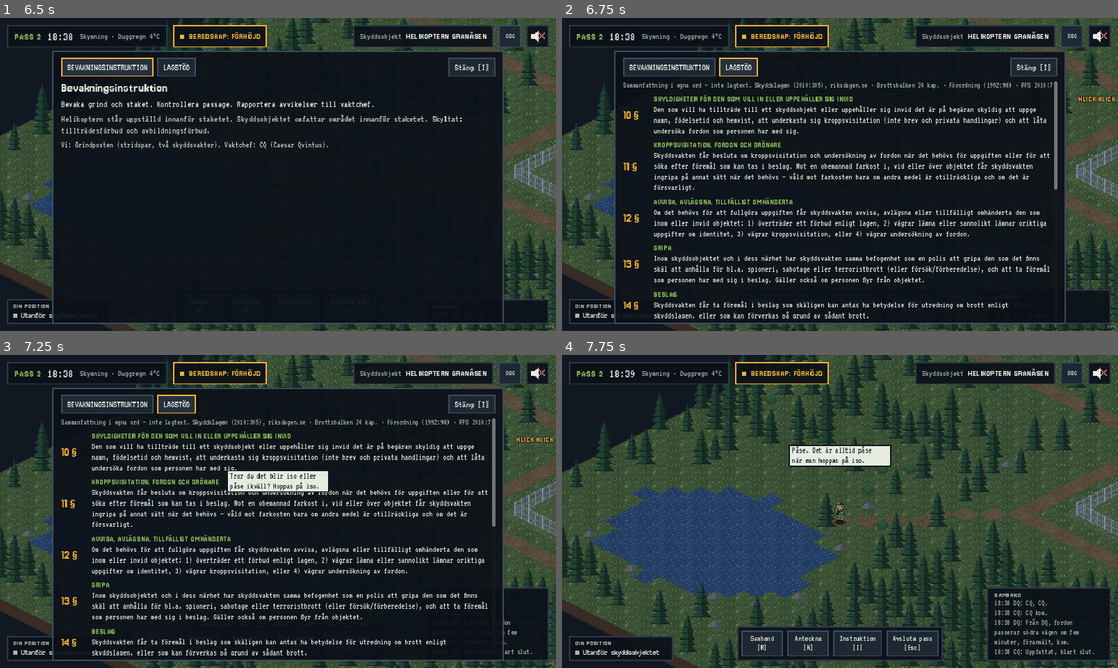
Above: before the commit, frames 1-4 (two rows, left to right).
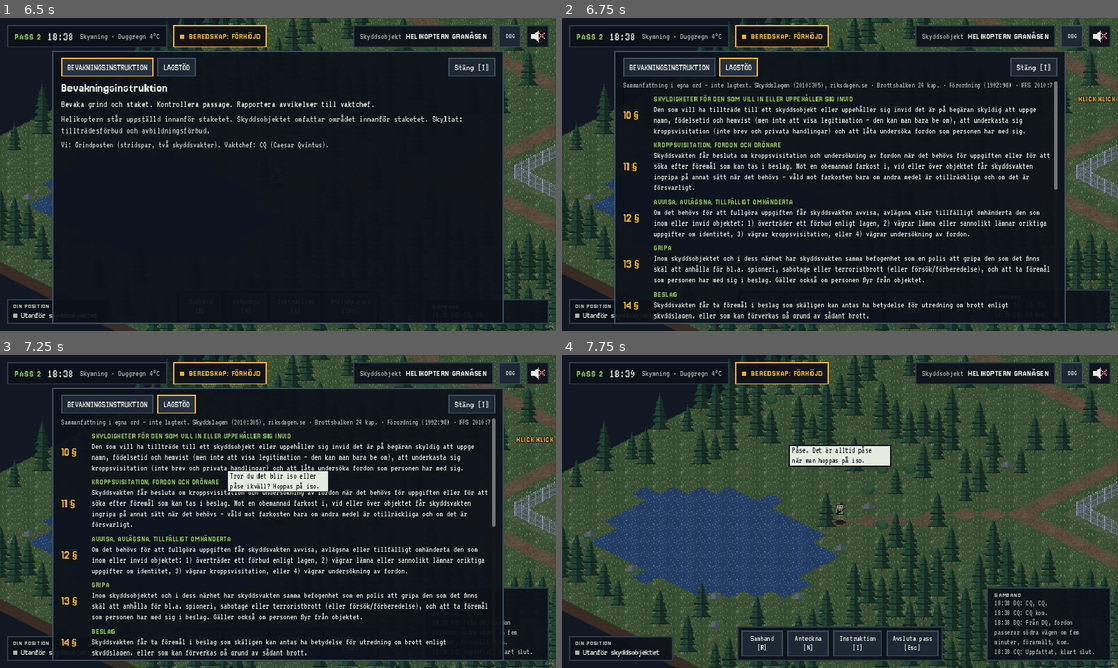
Above: after the commit, the same moments.

Repository: sulaco-hue/skyddsvakt
Game: Godot game, scene res://tester/kontroll.tscn
Same seed, same stepped clock (60 frames per second), same inputs: the game is played once before the commit and once after it. This scene is started directly instead of the project's main scene.
Inputs (mouse positions are in pixels of both pictures, inside the frame that each line leads up to):
- Up to frame 1 (6.5 s): click "DBG" at 0.5 s; click (539, 36) at 1.27 s; click "SPARA LOGG FÖR INSTRUKTÖR" at 2 s; click "Samband [R]" at 2.75 s; click "Anteckna [N]" at 3.5 s; click "Instruktion [I]" at 4.25 s; click "Avsluta pass [Esc]" at 5 s; click "BEVAKNINGSINSTRUKTION" at 5.75 s
- Up to frame 2 (6.75 s): click "LAGSTÖD" at 6.5 s
- Up to frame 3 (7.25 s): no input
- Up to frame 4 (7.75 s): click "Stäng [I]" at 7.25 s

Frame 1 is identical in both runs. In frame 2, 0.9% of the frame differs, in the area x 16-88%, y 31-38%; in frame 3, 0.9%; in frame 4, nothing differs.

Commit message:
10 §: skyldighet att uppge namn, födelsetid och hemvist – inte att visa legitimation
- Ny handling be_om_legitimation (frivillig, alltid ok) och åtgärden Be om leg.
- Begär ID heter nu Begär uppgifter; lagstödskortet och bedömningstexten förtydligade
- Fotografen svarar att legitimationen ligger i bilen

Co-Authored-By: Claude Opus 5.5 <noreply@anthropic.com>
Claude-Session: https://claude.ai/code/session_01PWrrRnAUGCDbWAToA7Kxse

Diff:
--- a/data/lagrum.json
+++ b/data/lagrum.json
@@ -141,9 +141,18 @@
         ]
       ],
       "vid_brist": "bad",
-      "text_ok": "Den som vill ha tillträde till eller uppehåller sig invid ett skyddsobjekt är skyldig att på begäran uppge namn, födelsetid och hemvist.",
+      "text_ok": "Den som vill ha tillträde till eller uppehåller sig invid ett skyddsobjekt är skyldig att på begäran uppge namn, födelsetid och hemvist. Skyldigheten gäller att uppge uppgifterna – inte att visa legitimation.",
       "text_brist": "Skyldigheten gäller bara den som vill ha tillträde till skyddsobjektet eller uppehåller sig invid det.",
       "diskutera": "Var går gränsen för ”invid”?"
+    },
+    "be_om_legitimation": {
+      "namn": "Bad att få se legitimation (frivilligt)",
+      "lagrum": "Frivillig medverkan – skyddslagen 10 § ger ingen skyldighet att visa legitimation",
+      "krav": [],
+      "vid_brist": "ok",
+      "text_ok": "Det går alltid att be om legitimation, men 10 § kräver bara att personen uppger namn, födelsetid och hemvist. Att någon vägrar visa legitimation är i sig ingen grund för avvisning eller avlägsnande.",
+      "text_brist": "",
+      "diskutera": "Vad gör du om han uppger namn, födelsetid och hemvist men inte vill visa legitimation? Hur bedömer du om uppgifterna är sannolikt oriktiga?"
     },
     "upplysa_skyldighet": {
       "namn": "Förklarade skyldigheten att uppge identitet",
--- a/data/lagstodskort.json
+++ b/data/lagstodskort.json
@@ -5,7 +5,7 @@
     {
       "paragraf": "10 §",
       "rubrik": "Skyldigheter för den som vill in eller uppehåller sig invid",
-      "text": "Den som vill ha tillträde till ett skyddsobjekt eller uppehåller sig invid det är på begäran skyldig att uppge namn, födelsetid och hemvist, att underkasta sig kroppsvisitation (i …(89 unchanged characters)…
+      "text": "Den som vill ha tillträde till ett skyddsobjekt eller uppehåller sig invid det är på begäran skyldig att uppge namn, födelsetid och hemvist (men inte att visa legitimation – den kan man bara be om), att underkasta sig kroppsvisitation (i …(89 unchanged characters)…
     },
     {
       "paragraf": "11 §",
--- a/data/scenarier/fotografen.json
+++ b/data/scenarier/fotografen.json
@@ -520,6 +520,12 @@
       "stamning": 1,
       "nasta": "id_fraga"
     },
+    "be_om_legitimation": {
+      "text": "Ber att få se legitimation.",
+      "du": "Har du någon legitimation du kan visa?",
+      "stamning": 1,
+      "replik": "– Den ligger i bilen. Och jag är inte skyldig att visa den, va?"
+    },
     "kroppsvisitera": {
       "text": "Beslutar om kroppsvisitation.",
       "du": "Vi kommer att kroppsvisitera dig.",
--- a/data/scenarier/hantverkaren.json
+++ b/data/scenarier/hantverkaren.json
@@ -250,7 +250,7 @@
       "replik": "HANTVERKAREN: – Tjena! Jonas från Ventservice. Vi ska byta filter i ventilationen i {objekt_bestamd}. Kan ni öppna bommen?",
       "alternativ": [
         {
-          "text": "Be om legitimation och arbetsorder.",
+          "text": "Be honom uppge namn, födelsetid och hemvist – och be att få se legitimation och arbetsorder.",
           "handling": "begara_identitet",
           "nasta": "leg_arlig",
           "nasta_variant": {
--- a/scripts/ui/kontakt.gd
+++ b/scripts/ui/kontakt.gd
@@ -15,7 +15,8 @@
 
 ## Åtgärdsraden: handling i lagrum.json och kort etikett.
 const ATGARDER := [
-	["begara_identitet", "Begär ID"],
+	["begara_identitet", "Begär uppgifter"],  # namn, födelsetid, hemvist (10 §)
+	["be_om_legitimation", "Be om leg."],  # frivilligt – ingen skyldighet att visa
 	["kroppsvisitera", "Visitera"],
 	["undersoka_fordon", "Undersök fordon"],
 	["beslag", "Beslag"],
--- a/tester/kontroll.gd
+++ b/tester/kontroll.gd
@@ -208,8 +208,8 @@
 		_fel("Avvisa med egen replik borde lämna samtalet i samma steg")
 	Spel.debug = false
 	kontakt.visa_nod("start")
-	if not kontakt.valj_atgard("begara_identitet"):  # Åtgärdsraden: Begär ID
-		_fel("åtgärden Begär ID saknas i kontaktläget")
+	if not kontakt.valj_atgard("begara_identitet"):  # Åtgärdsraden: Begär uppgifter
+		_fel("åtgärden Begär uppgifter saknas i kontaktläget")
 	await _vanta(2)
 	kontakt.call("_valj", 1)  # "Gör som jag säger." -> vägrar
 	await _vanta(2)
